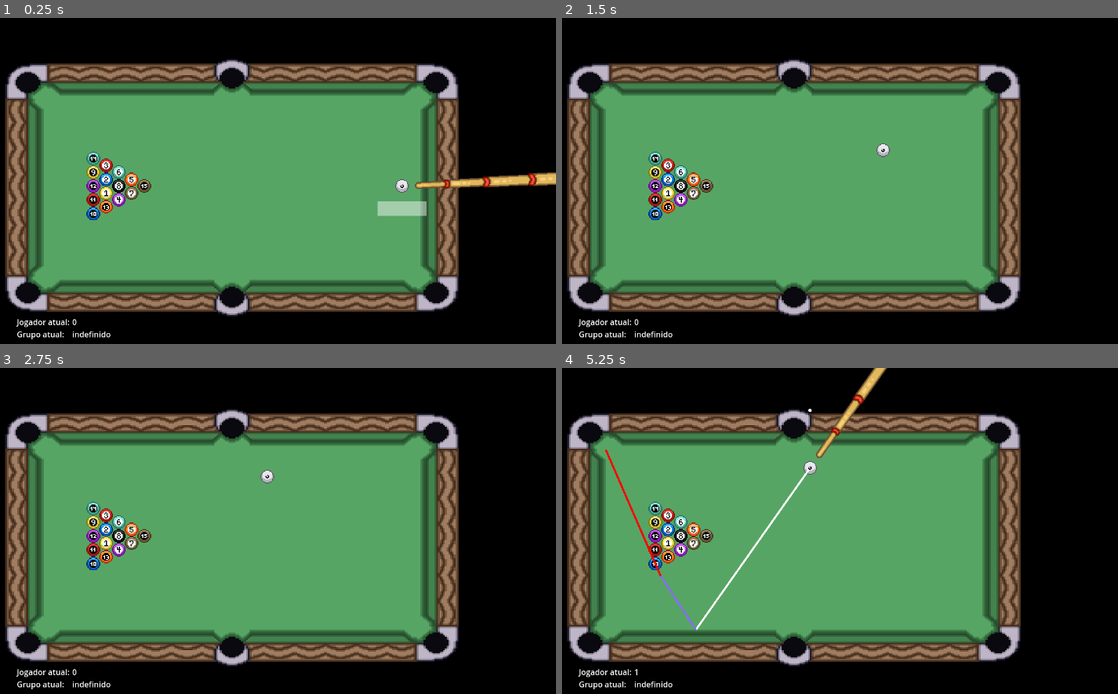
Above: before the commit, frames 1-4 (two rows, left to right).
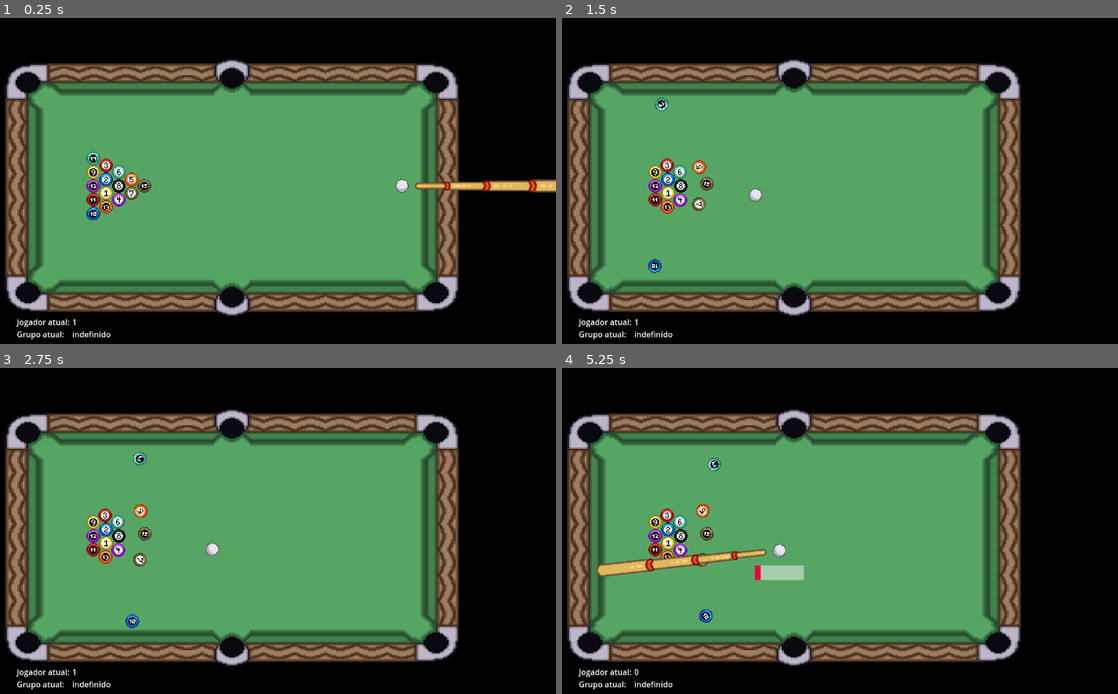
Above: after the commit, the same moments.

Repository: MathiasRLuz/Sinuca--8-Ball-Pool-
Game: Godot game, scene res://scenes/sinuca.tscn
Two runs of this game, one before a commit and one after it. Both use one fixed random seed, a clock stepped at 60 frames per second and the inputs below. This scene is started directly instead of the project's main scene. The engine's default icon, where the game draws it, is replaced by a stand-in: a white triangle on a blue panel in a dark square.
Inputs (mouse positions are in pixels of both pictures, inside the frame that each line leads up to):
- Up to frame 1 (0.25 s): no input
- Up to frame 2 (1.5 s): tap Enter at 0.5 s; move the mouse to (940, 177) at 0.52 s; hold D (right) 0.53-1.28 s; hold E (interact) 0.53-1.28 s; click (940, 177) at 0.67 s; tap Space at 0.77 s; move the mouse to (678, 210) at 1.27 s; hold S (down) from 1.28 s (still down); tap E (interact) at 1.35 s
- Up to frame 3 (2.75 s): tap Space at 1.52 s; move the mouse to (305, 465) at 2.02 s; release S (down) at 2.03 s; hold D (right) from 2.03 s (still down); hold E (interact) from 2.03 s (still down)
- Up to frame 4 (5.25 s): move the mouse to (773, 615) at 2.77 s; release D (right) at 2.78 s; release E (interact) at 2.78 s; hold W (up) 2.78-3.53 s; tap E (interact) at 2.85, 4.35 s; click (773, 615) at 2.92 s; tap Space at 3.02, 3.77, 4.52 s; move the mouse to (990, 596) at 3.52 s; hold E (interact) 3.53-4.28 s; hold A (left) 3.53-5.03 s; move the mouse to (617, 491) at 4.27 s; move the mouse to (834, 544) at 5.02 s; hold S (down) from 5.03 s (still down); hold E (interact) from 5.03 s (still down); click (834, 544) at 5.17 s

The runs differ from the first frame. In frame 1, 1.4% of the frame differs, in the area x 12-100%, y 47-95%; in frame 2, 1.1%; in frame 3, 1.1%; in frame 4, 3.4%, in the area x 6-59%, y 0-95%.

Commit message:
add trained bots to global data
possiveis melhorias aos bots, calcular a saida da bola branca pela tangente e calcular a força da tacada em caso de mirar apenas para acertar/tocar uma bola alvo

Diff:
--- a/scenes/genetic_algorithm.tscn
+++ b/scenes/genetic_algorithm.tscn
@@ -4,4 +4,3 @@
 
 [node name="GeneticAlgorithm" type="Node"]
 script = ExtResource("1_02564")
-start_ga = true
--- a/scripts/genetic_algorithm.gd
+++ b/scripts/genetic_algorithm.gd
@@ -1,6 +1,6 @@
 extends Node
 
-var num_bots = 9
+var num_bots = 8
 var n_elite = 2
 var bots_fitness := []
 var gen = 0
@@ -16,7 +16,9 @@
 }
 
 var last_population = [{ 1: 1.41252899169922, 2: 0.99195492267609, 3: 4.31879997253418, 4: 42.3448867797852, 5: -127.15 …(2177 unchanged characters)…
-var continue_with_last_population := true
+var continue_with_last_population := false # para iniciar o treinamento com a população de outro treino
+
+var championship_mode := true # para realizar um campeonato MDx (MD5, por exemplo) entre os bots e definir o ganhador, sem aplicar o GA
 
 func new_population():
 	GlobalData.clear_bots()
@@ -24,16 +26,28 @@
 		GlobalData.add_bot(create_bot())
 		bots_fitness.append(0)
 	add_specific_bot([1,1,5,60,0,1,2,100,200,250,500,1000])
+	add_specific_bot([1.41252899169922, 0.97707498073578, 1.7042647600174, 88.3777362942695, -102.991931340098, 1, 18.2738933563232, 75.935868692398, 206.028515652381, 543.64482998848, 500.031824212521, 759.133443248272])
+	add_specific_bot([0.95879989266396, 1, 9.38956937789917,  53.4195175170898, -49.2016143798828, 1, 18.2738933563232, 107.540453344584, 286.130897557735, 543.720483505726, 840.666850036383, 1000])
+
+func load_championship_bots():
+	num_bots = 0
+	GlobalData.clear_bots()
+	add_specific_bot([1,1,5,60,0,1,2,100,200,250,500,1000])
+	add_specific_bot([1.41252899169922, 0.97707498073578, 1.7042647600174, 88.3777362942695, -102.991931340098, 1, 18.2738933563232, 75.935868692398, 206.028515652381, 543.64482998848, 500.031824212521, 759.133443248272])
+	add_specific_bot([0.95879989266396, 1, 9.38956937789917,  53.4195175170898, -49.2016143798828, 1, 18.2738933563232, 107.540453344584, 286.130897557735, 543.720483505726, 840.666850036383, 1000])
 
 # Called when the node enters the scene tree for the first time.
 func _ready() -> void:
-	if continue_with_last_population:
-		GlobalData.set_bots(last_population)
-		num_bots = len(last_population)
-		for i in range(num_bots):
-			bots_fitness.append(0)
+	if championship_mode:
+		load_championship_bots()
 	else:
-		new_population()
+		if continue_with_last_population:
+			GlobalData.set_bots(last_population)
+			num_bots = len(last_population)
+			for i in range(num_bots):
+				bots_fitness.append(0)
+		else:
+			new_population()
 	GlobalData.set_matchups(create_matchups())
 	if start_ga:
 		var scale = 100
@@ -65,8 +79,10 @@
 	print("------------------------ Starting gen ", gen, " -------------------------------------")
 	var population = GlobalData.get_bots()
 	print(population)
-	for i in range(num_bots):
-		bots_fitness[i] = 0
+	if not championship_mode:
+		# zerar os fitness
+		for i in range(num_bots):
+			bots_fitness[i] = 0
 	GlobalData.matchup_id = 0
 	#get_tree().change_scene_to_file("res://scenes/camp_bots.tscn")
 	get_tree().change_scene_to_file.bind("res://scenes/camp_bots.tscn").call_deferred()
@@ -74,14 +90,15 @@
 func new_generation():
 	print("New generation")
 	print(bots_fitness)
-	# Aplica elitismo
-	var population = GlobalData.get_bots()
-	var new_gen = apply_elitism(population, bots_fitness, n_elite)
-	for _i in range(num_bots - len(new_gen)):
-		var parents = select_parents(bots_fitness)
-		var _new_bot = new_bot(population[parents[0]],population[parents[1]])
-		new_gen.append(_new_bot)
-	GlobalData.set_bots(new_gen)
+	if not championship_mode:
+		# Aplica elitismo
+		var population = GlobalData.get_bots()
+		var new_gen = apply_elitism(population, bots_fitness, n_elite)
+		for _i in range(num_bots - len(new_gen)):
+			var parents = select_parents(bots_fitness)
+			var _new_bot = new_bot(population[parents[0]],population[parents[1]])
+			new_gen.append(_new_bot)
+		GlobalData.set_bots(new_gen)
 	gen += 1
 	start_camp()
 
--- a/scripts/global_data.gd
+++ b/scripts/global_data.gd
@@ -13,6 +13,38 @@
 
 var EnemyDificulty = {
 	Npcs.NPC : {
+		EnemyDififultyVariables.power_probability : 0,
+		EnemyDififultyVariables.force_scale : 1.41252899169922,
+		EnemyDififultyVariables.precision : 0.97707498073578,
+		EnemyDififultyVariables.error_radius : 1.7042647600174,
+		EnemyDififultyVariables.max_shot_angle : 88.3777362942695,
+		EnemyDififultyVariables.min_score : -102.991931340098,
+		EnemyDififultyVariables.risky: 1,
+		EnemyDififultyVariables.crit1 : 18.2738933563232,
+		EnemyDififultyVariables.crit2 : 75.935868692398,
+		EnemyDififultyVariables.crit3 : 206.028515652381,
+		EnemyDififultyVariables.crit4 : 543.64482998848,
+		EnemyDififultyVariables.crit5 : 500.031824212521,
+		EnemyDififultyVariables.crit6 : 759.133443248272
+	},
+
+	Npcs.SLIME : {
+		EnemyDififultyVariables.power_probability : 0,
+		EnemyDififultyVariables.force_scale : 0.95879989266396,
+		EnemyDififultyVariables.precision : 1,
+		EnemyDififultyVariables.error_radius : 9.38956937789917,
+		EnemyDififultyVariables.max_shot_angle : 53.4195175170898,
+		EnemyDififultyVariables.min_score : -49.2016143798828,
+		EnemyDififultyVariables.risky: 1,
+		EnemyDififultyVariables.crit1 : 18.2738933563232,
+		EnemyDififultyVariables.crit2 : 107.540453344584,
+		EnemyDififultyVariables.crit3 : 286.130897557735,
+		EnemyDififultyVariables.crit4 : 543.720483505726,
+		EnemyDififultyVariables.crit5 : 840.666850036383,
+		EnemyDififultyVariables.crit6 : 1000,
+	},
+
+	Npcs.ESQUELETO : {
 		EnemyDififultyVariables.power_probability : 0,
 		EnemyDififultyVariables.force_scale : 1,
 		EnemyDififultyVariables.precision : 1,
--- a/scripts/main.gd
+++ b/scripts/main.gd
@@ -25,8 +25,9 @@
 
 var jogador_atual : int = 0 # 0 jogador, 1 bot
 var apply_max_force: bool = false
-var force_first_player: int = 1 # -1 random, 0 bot, 1 jogador
+var force_first_player: int = 0 # -1 random, 0 bot, 1 jogador
 var grupo_jogador : int = 0 # indefinido, 1 menores, 2 maiores
+var estouro := true
 
 var grupo_maior := [9,10,11,12,13,14,15]
 var grupo_menor := [1,2,3,4,5,6,7]
@@ -37,6 +38,7 @@
 var buracos := []
 var jogador_ja_tinha_grupo: bool = false
 
+@export var debug_slow_time := false
 # Called when the node enters the scene tree for the first time.
 func _ready():
 	hide_cue()
@@ -182,6 +184,7 @@
 
 func _on_CueBall_area_entered(body):
 	if body.is_in_group("bolas") && primeira_bola_batida == 0 && body.name != "Bola":
+		estouro = false
 		Engine.set_time_scale(1)
 		primeira_bola_batida = body.name.to_int()
 
@@ -243,10 +246,11 @@
 						best_collision_point = contact_point
 						best_hole_position = hole_position
 						# linha vermelha
-						$Line2D2.clear_points()
-						$Line2D2.add_point(contact_point)
-						$Line2D2.add_point(hole_position)
-						$Line2D2.visible = true
+						if debug_slow_time:
+							$Line2D2.clear_points()
+							$Line2D2.add_point(contact_point)
+							$Line2D2.add_point(hole_position)
+							$Line2D2.visible = true
 						direct_shot = true
 					else:
 						possible_contact_points.append([b,hole_position,contact_point,score])
@@ -315,16 +319,17 @@
 								if collisions != {} and collisions.keys()[0] == b.name and check_collision_distance(collisions[collisions.keys()[0]],contact_point):
 									# da parede até a bola
 									print("Buraco: ", hole.name, " Bola: ", b.name)
-									# linha vermelha
-									$Line2D2.clear_points()
-									$Line2D2.add_point(contact_point)
-									$Line2D2.add_point(hole_position)
-									$Line2D2.visible = true
-									# linha roxa
-									$Line2D3.clear_points()
-									$Line2D3.add_point(collision_point)
-									$Line2D3.add_point(contact_point)
-									$Line2D3.visible = true
+									if debug_slow_time:
+										# linha vermelha
+										$Line2D2.clear_points()
+										$Line2D2.add_point(contact_point)
+										$Line2D2.add_point(hole_position)
+										$Line2D2.visible = true
+										# linha roxa
+										$Line2D3.clear_points()
+										$Line2D3.add_point(collision_point)
+										$Line2D3.add_point(contact_point)
+										$Line2D3.visible = true
 									if debug: await get_tree().create_timer(1).timeout
 
 									var tabela_to_ball = (contact_point - collision_point).normalized()
@@ -368,16 +373,17 @@
 		if best_ball != null:
 			if not direct_shot:
 				print("--------------------- Tabelando no ponto de contato")
-				# linha vermelha
-				$Line2D2.clear_points()
-				$Line2D2.add_point(best_contact_point)
-				$Line2D2.add_point(best_hole_position)
-				$Line2D2.visible = true
-				# linha roxa
-				$Line2D3.clear_points()
-				$Line2D3.add_point(best_collision_point)
-				$Line2D3.add_point(best_contact_point)
-				$Line2D3.visible = true
+				if debug_slow_time:
+					# linha vermelha
+					$Line2D2.clear_points()
+					$Line2D2.add_point(best_contact_point)
+					$Line2D2.add_point(best_hole_position)
+					$Line2D2.visible = true
+					# linha roxa
+					$Line2D3.clear_points()
+					$Line2D3.add_point(best_collision_point)
+					$Line2D3.add_point(best_contact_point)
+					$Line2D3.visible = true
 #endregion
 		else:
 				# significa que best_ball = null, best_score = -INF e best_collision_point = null
@@ -490,17 +496,17 @@
 			var distance = cue_ball.global_position.distance_to(collision_point) - ball_radius/2
 			var projected_position = cue_ball.position + direction * distance * 2
 			ball_positions.append(projected_position)
-
-	for i in range(len(ball_positions)):
-		match i:
-			0:
-				$Projection0.position = ball_positions[i]
-			1:
-				$Projection1.position = ball_positions[i]
-			2:
-				$Projection2.position = ball_positions[i]
-			3:
-				$Projection3.position = ball_positions[i]
+	if debug_slow_time:
+		for i in range(len(ball_positions)):
+			match i:
+				0:
+					$Projection0.position = ball_positions[i]
+				1:
+					$Projection1.position = ball_positions[i]
+				2:
+					$Projection2.position = ball_positions[i]
+				3:
+					$Projection3.position = ball_positions[i]
 	raycast2.enabled = false
 	print("Projections: ", ball_positions)
 	return ball_positions
@@ -599,53 +605,71 @@
 	var rng = RandomNumberGenerator.new()
 	if rng.randf() < GlobalData.EnemyDificulty[current_enemy][GlobalData.EnemyDififultyVariables.power_probability]:
 		print("Usar poder")
-	var better_ball = await get_better_ball() # ([best_ball, best_hole_position,best_collision_point,best_score,direct_shot])
-	if better_ball[4]:
-		# linha vermelha
-		$Line2D2.clear_points()
-		$Line2D2.add_point(better_ball[2])
-		$Line2D2.add_point(better_ball[1])
-		$Line2D2.visible = true
-		$Line2D3.visible = false
-	print("Betterball: ",better_ball)
-	if better_ball[2] != null:
-		var target_point = better_ball[2]
-		if rng.randf() > GlobalData.EnemyDificulty[current_enemy][GlobalData.EnemyDififultyVariables.precision]:
-			print("Falha na precisão")
-			var possible_points := []
-			for degree in range(0, 360, 360.0/1.0):
-				var radians = deg_to_rad(degree)  # Converte graus para radianos
-				var x = target_point.x + GlobalData.EnemyDificulty[current_enemy][GlobalData.EnemyDififultyVariables.error_radius] * cos(radians)  # Calcula a coordenada x
-				var y = target_point.y + GlobalData.EnemyDificulty[current_enemy][GlobalData.EnemyDififultyVariables.error_radius] * sin(radians)  # Calcula a coordenada y
-				var point = Vector2(x, y)  # Cria o ponto como um Vector2
-				possible_points.append(point)
-			target_point = possible_points.pick_random()
-		print(target_point)
+	if estouro:
+		var dir = Vector2(-1, 0) # Direção padrão para o estouro
+		# Adicionar variação na direção do estouro
+		var angle_variation = randf_range(-0.01, 0.01) # Ajuste o valor para mais ou menos variação (em radianos)
+		dir = dir.rotated(angle_variation) # Rotaciona a direção base
 		$Taco.position = cue_ball.position
 		$Taco.show()
-		var dir = target_point - cue_ball.position
-		$Taco.look_at(target_point)
-		$Line2D.clear_points()
-		$Line2D.add_point(cue_ball.position)
-		$Line2D.add_point(target_point)
-		$Line2D.visible = true
-		await get_tree().create_timer(1).timeout
-
-		# Camera lenta na tabela
-		if better_ball[4]: Engine.set_time_scale(0.2)
-		else: Engine.set_time_scale(0.05)
-
+		$Taco.look_at(cue_ball.to_global(dir))
+		await get_tree().create_timer(0.5).timeout
 		var power = MAX_POWER * dir.normalized() * $Taco.power_multiplier
-		# se tiro direto calcula a força, senão usa força maxima nas tabelas
-		if better_ball[4]: power *= calculate_shot_power(better_ball[1],better_ball[2])
 		power *= GlobalData.EnemyDificulty[current_enemy][GlobalData.EnemyDififultyVariables.force_scale]
+		power+=randf_range(0.1, 0.3)*power
 		print("POWER > ", power.length())
 		cue_ball.apply_central_impulse(power)
-		#$Line2D.visible = false
-		#$Line2D2.visible = false
-		#$Line2D3.visible = false
-	else:
-		print("Não sei oq fazer")
+	else:
+		var better_ball = await get_better_ball() # ([best_ball, best_hole_position,best_collision_point,best_score,direct_shot])
+		if better_ball[4]:
+			if debug_slow_time:
+				# linha vermelha
+				$Line2D2.clear_points()
+				$Line2D2.add_point(better_ball[2])
+				$Line2D2.add_point(better_ball[1])
+				$Line2D2.visible = true
+				$Line2D3.visible = false
+		print("Betterball: ",better_ball)
+		if better_ball[2] != null:
+			var target_point = better_ball[2]
+			if rng.randf() > GlobalData.EnemyDificulty[current_enemy][GlobalData.EnemyDififultyVariables.precision]:
+				print("Falha na precisão")
+				var possible_points := []
+				for degree in range(0, 360, 360.0/1.0):
+					var radians = deg_to_rad(degree)  # Converte graus para radianos
+					var x = target_point.x + GlobalData.EnemyDificulty[current_enemy][GlobalData.EnemyDififultyVariables.error_radius] * cos(radians)  # Calcula a coordenada x
+					var y = target_point.y + GlobalData.EnemyDificulty[current_enemy][GlobalData.EnemyDififultyVariables.error_radius] * sin(radians)  # Calcula a coordenada y
+					var point = Vector2(x, y)  # Cria o ponto como um Vector2
+					possible_points.append(point)
+				target_point = possible_points.pick_random()
+			print(target_point)
+			$Taco.position = cue_ball.position
+			$Taco.show()
+			var dir = target_point - cue_ball.position
+			$Taco.look_at(target_point)
+			if debug_slow_time:
+				$Line2D.clear_points()
+				$Line2D.add_point(cue_ball.position)
+				$Line2D.add_point(target_point)
+				$Line2D.visible = true
+			await get_tree().create_timer(0.5).timeout
+
+			if debug_slow_time:
+				# Camera lenta na tabela
+				if better_ball[4]: Engine.set_time_scale(0.2)
+				else: Engine.set_time_scale(0.05)
+
+			var power = MAX_POWER * dir.normalized() * $Taco.power_multiplier
+			# se tiro direto calcula a força, senão usa força maxima nas tabelas
+			if better_ball[4]: power *= calculate_shot_power(better_ball[1],better_ball[2])
+			power *= GlobalData.EnemyDificulty[current_enemy][GlobalData.EnemyDififultyVariables.force_scale]
+			print("POWER > ", power.length())
+			cue_ball.apply_central_impulse(power)
+			#$Line2D.visible = false
+			#$Line2D2.visible = false
+			#$Line2D3.visible = false
+		else:
+			print("Não sei oq fazer")
 	print("FIM VEZ BOT")
 
 func show_cue():
@@ -687,7 +711,7 @@
 
 # Called every frame. 'delta' is the elapsed time since the previous frame.
 func _process(_delta):
-	if cue_ball != null: $WhiteBall.position = cue_ball.global_position
+	if cue_ball != null and debug_slow_time: $WhiteBall.position = cue_ball.global_position
 	var moving := false
 	for b in get_tree().get_nodes_in_group("bolas"):
 		if (b.linear_velocity.length() > 0.0 and b.linear_velocity.length() < MOVE_THRESHOLD):
@@ -766,10 +790,11 @@
 	shapecast.target_position = shapecast.to_local(start_pos + direction * 1000)
 
 	# Desenhar a linha de trajetória
-	$Line2D3.clear_points()
-	$Line2D3.add_point(shapecast.global_position)
-	$Line2D3.add_point(shapecast.to_global(shapecast.target_position))
-	$Line2D3.visible = true
+	if debug_slow_time:
+		$Line2D3.clear_points()
+		$Line2D3.add_point(shapecast.global_position)
+		$Line2D3.add_point(shapecast.to_global(shapecast.target_position))
+		$Line2D3.visible = true
 
 	# Habilitar o ShapeCast para detectar colisões
 	shapecast.enabled = true
